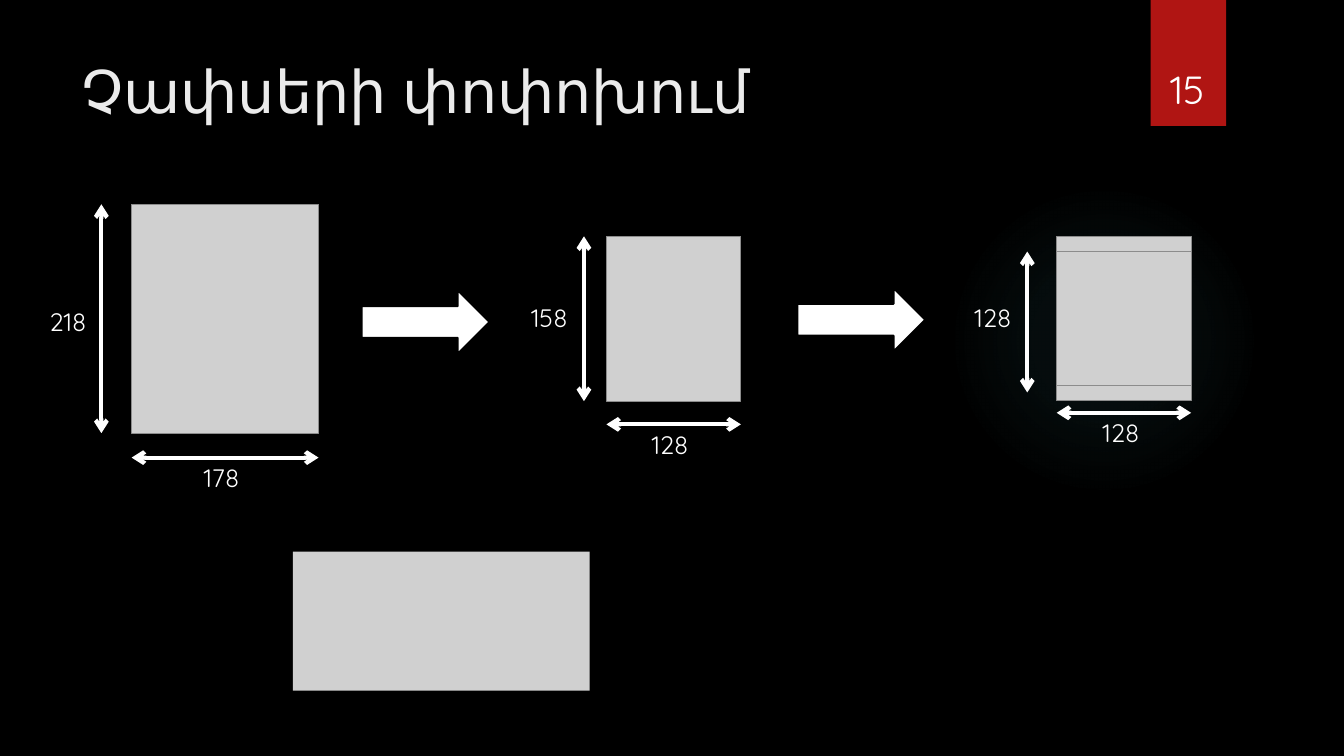
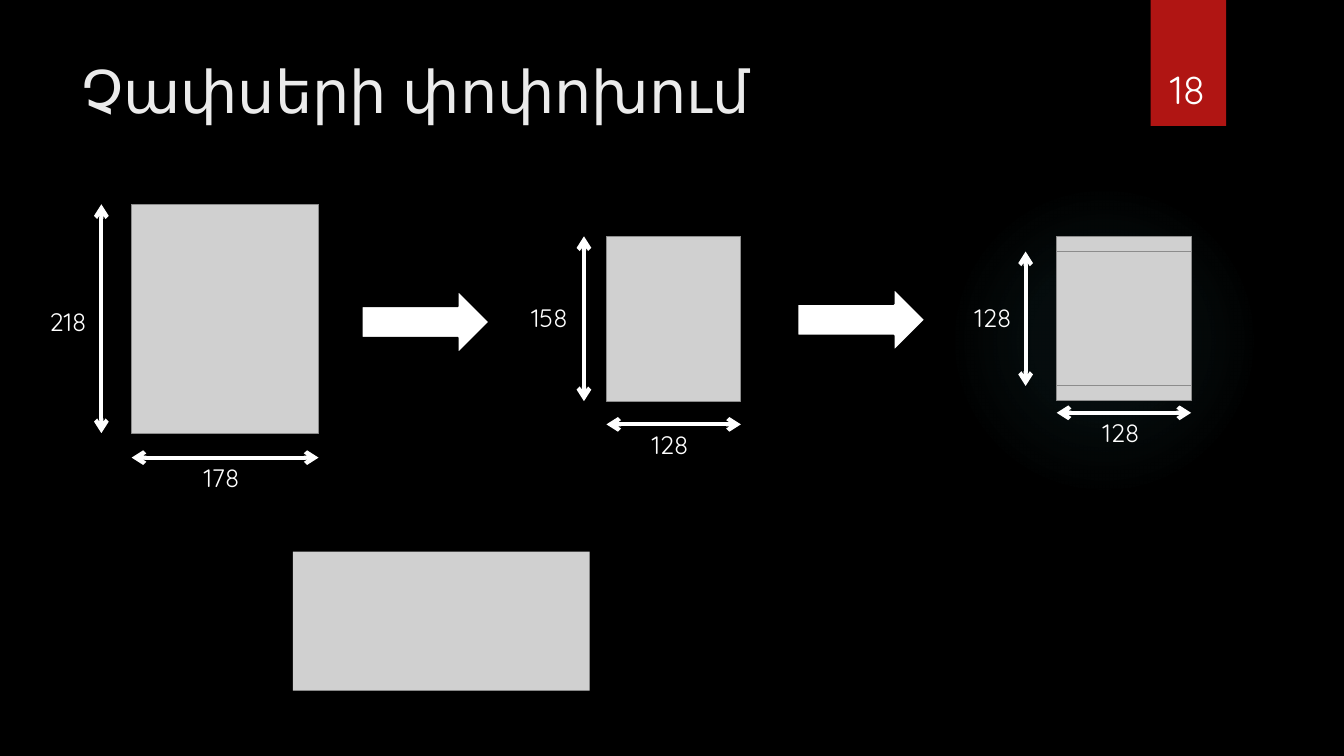
Before and after one commit to Lusine0101/GAN-for-Stegan, a slide deck: slide 18 of Գեներատիվ մրցակցող ցանցերի կիրառումը նկարի տեսքով թաքնագրության կրիչ.pptx (slide 15 before the commit). Drawn at 1344x756 pixels with LibreOffice and Linux fonts; fonts in the diff are those of the drawing; grey boxes stand for pictures; background and template pictures are left out. Boxes give left, top, right and bottom in pixels: in the first picture for what was removed or moved away, otherwise in the second. Text is boxed around its words. In the diff, an @@ line names an element or a change of style, - is before the commit and + after.

```diff
--- a/Գեներատիվ մրցակցող ցանցերի կիրառումը նկարի տեսքով թաքնագրության կրիչ.pptx
+++ b/Գեներատիվ մրցակցող ցանցերի կիրառումը նկարի տեսքով թաքնագրության կրիչ.pptx
@@ page number at (x1=1170, y1=76, x2=1205, y2=105): text changed @@
-15
+18
@@ double arrow moved from (1027, 392) - (1027, 252) to (1026, 386) - (1026, 252) @@
```
Also in this commit, not shown: 3 other slides changed, 4 slides added.
